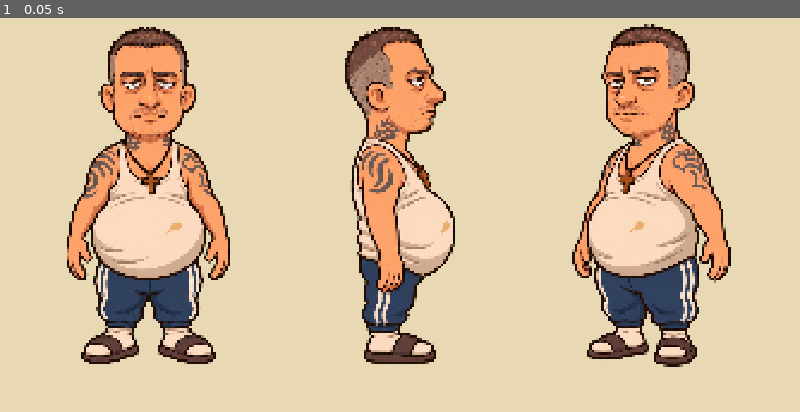
Above: before the commit, frame 1.
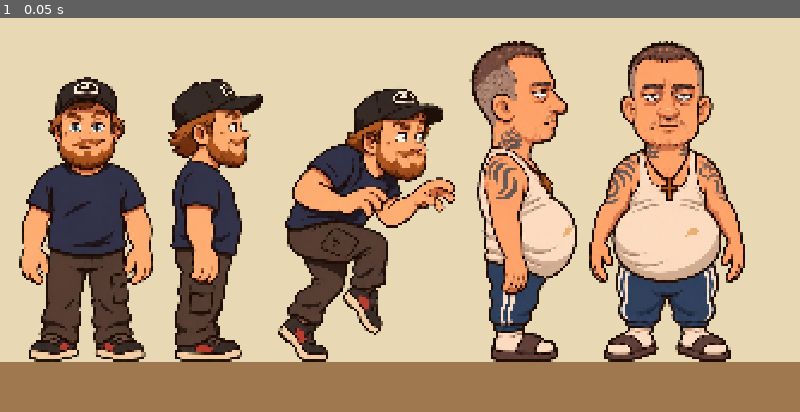
Above: after the commit, the same moment.

Repository: pulsestepdev-cpu/sosed_web
Game: Godot game, scene res://scenes/dev/character_preview.tscn
Two runs of this game, one before a commit and one after it. Both use one fixed random seed, a clock stepped at 60 frames per second and the inputs below. This scene is started directly instead of the project's main scene.
Inputs:
- Up to frame 1 (0.05 s): no input

The runs differ from the first frame. In frame 1, 55% of the frame differs, in the area x 0-100%, y 1-100%.

Commit message:
Герой: концепт, вырезка четырёх видов; превью персонажей вместе
Co-Authored-By: Claude Opus 5.5 <noreply@anthropic.com>

Diff:
--- a/scripts/debug/character_preview.gd
+++ b/scripts/debug/character_preview.gd
@@ -1,21 +1,34 @@
 extends Node2D
-## Просмотр вырезанных персонажей на светлом фоне (проверка краёв).
+## Просмотр вырезанных персонажей на светлом фоне: проверка краёв и масштаба друг относительно друга.
 
 const VIEWS := [
+	"res://assets/characters/hero/hero_front.png",
+	"res://assets/characters/hero/hero_side.png",
+	"res://assets/characters/hero/hero_sneak.png",
+	"res://assets/characters/neighbor/neighbor_side.png",
 	"res://assets/characters/neighbor/neighbor_front.png",
-	"res://assets/characters/neighbor/neighbor_side.png",
-	"res://assets/characters/neighbor/neighbor_three_quarter.png",
 ]
+const FLOOR_Y := 960.0
+const SCALE := 0.95
 
 func _ready() -> void:
 	var bg := ColorRect.new()
 	bg.color = Color("e9d8b4")
 	bg.size = Vector2(1920, 1080)
 	add_child(bg)
-	var x := 360.0
+	var floor_rect := ColorRect.new()
+	floor_rect.color = Color("a0784f")
+	floor_rect.position = Vector2(0, FLOOR_Y)
+	floor_rect.size = Vector2(1920, 1080 - FLOOR_Y)
+	add_child(floor_rect)
+	var x := 40.0
 	for path in VIEWS:
+		var tex: Texture2D = load(path)
 		var s := Sprite2D.new()
-		s.texture = load(path)
-		s.position = Vector2(x, 560)
+		s.texture = tex
+		s.centered = false
+		s.scale = Vector2.ONE * SCALE
+		var size := tex.get_size() * SCALE
+		s.position = Vector2(x, FLOOR_Y - size.y + 8)
 		add_child(s)
-		x += 600.0
+		x += size.x + 20.0
--- a/tools/chroma_key.gd
+++ b/tools/chroma_key.gd
@@ -119,7 +119,21 @@
 	for id in boxes.size():
 		if areas[id] >= big_area * 0.2:
 			main_ids.append(id)
-	main_ids.sort_custom(func(a, b): return boxes[a].get_center().x < boxes[b].get_center().x)
+	# порядок чтения: по рядам сверху вниз, в ряду слева направо
+	main_ids.sort_custom(func(a, b): return boxes[a].get_center().y < boxes[b].get_center().y)
+	var rows: Array = []
+	var row_bottom := -1
+	for id in main_ids:
+		if rows.is_empty() or boxes[id].position.y > row_bottom:
+			rows.append([])
+			row_bottom = boxes[id].end.y
+		else:
+			row_bottom = maxi(row_bottom, boxes[id].end.y)
+		rows[-1].append(id)
+	main_ids.clear()
+	for row in rows:
+		row.sort_custom(func(a, b): return boxes[a].get_center().x < boxes[b].get_center().x)
+		main_ids.append_array(row)
 
 	# к какой крупной фигуре принадлежит каждая область
 	var owner := PackedInt32Array()
Binary file added: assets/characters/hero/hero_front.png
Not shown, added: assets/characters/hero/hero_front.png.import
Binary file added: assets/characters/hero/hero_sheet.png
Not shown, added: assets/characters/hero/hero_sheet.png.import
Binary file added: assets/characters/hero/hero_side.png
Not shown, added: assets/characters/hero/hero_side.png.import
Binary file added: assets/characters/hero/hero_sneak.png
Not shown, added: assets/characters/hero/hero_sneak.png.import
Binary file added: assets/characters/hero/hero_three_quarter.png
Not shown, added: assets/characters/hero/hero_three_quarter.png.import
Binary file added: assets/raw/hero_final_green.png
Not shown, added: assets/raw/hero_final_green.png.import
(and 1 more such lines)
